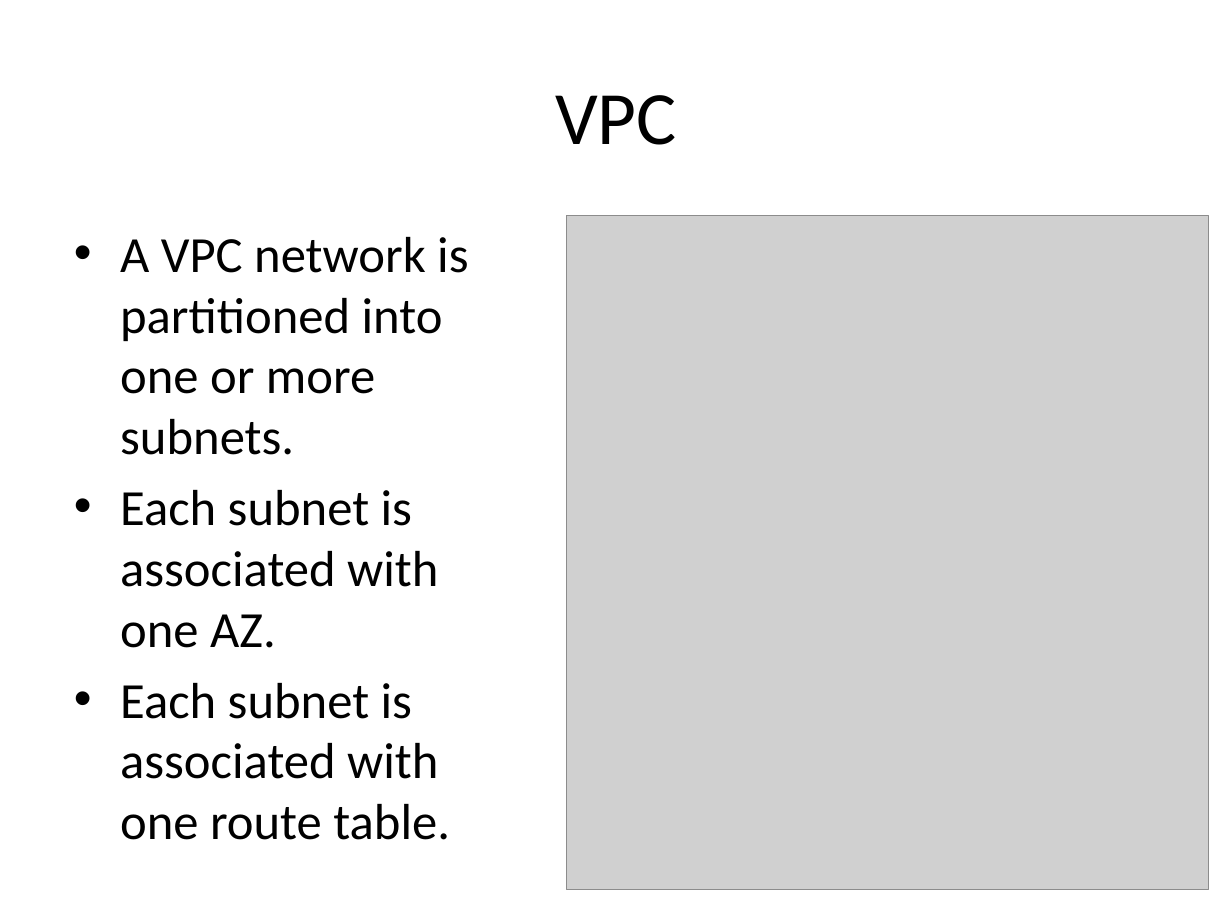
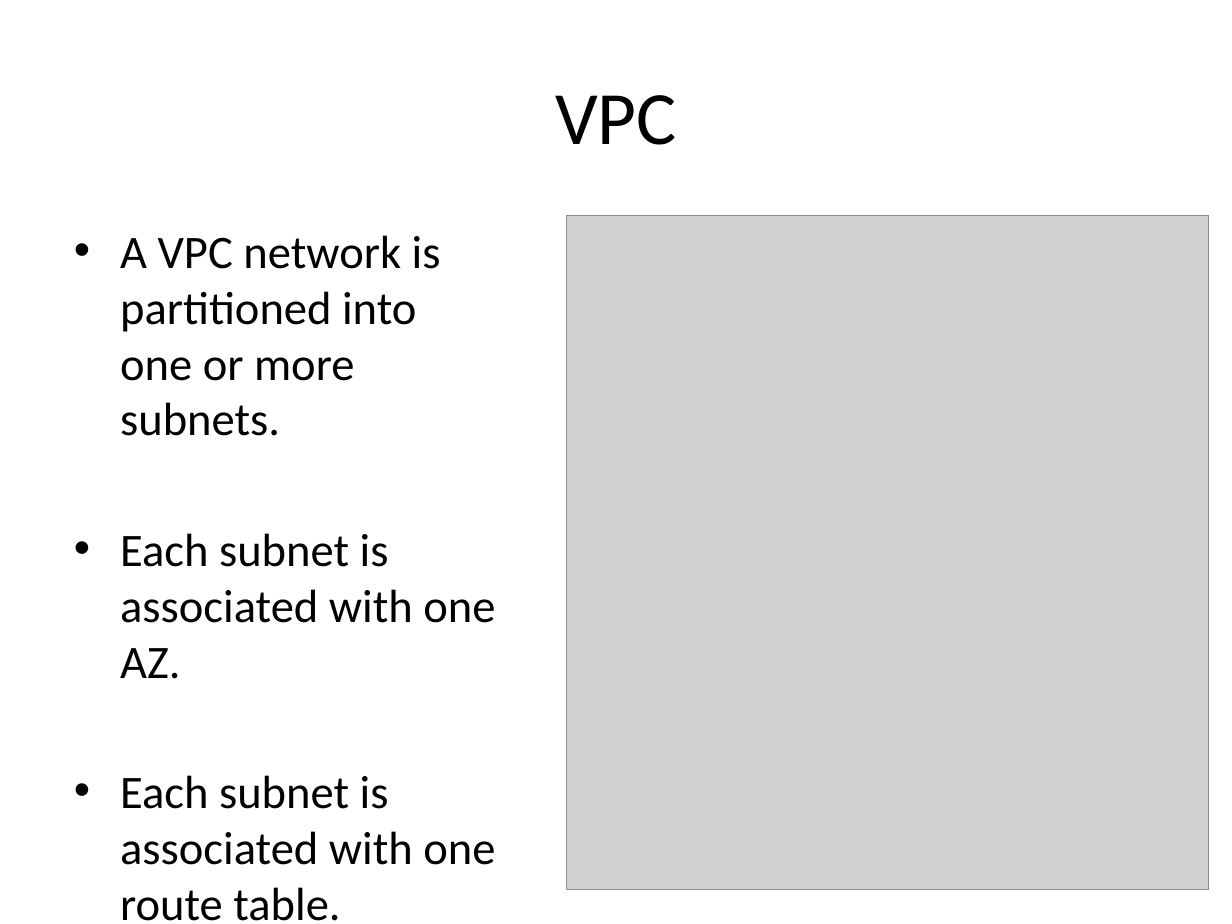
Before and after one commit to jasondbaker/infrastructure-class, a slide deck: slide 14 of infrastructure-week-5.pptx. Drawn at 1232x924 pixels with LibreOffice and Linux fonts; fonts in the diff are those of the drawing; grey boxes stand for pictures. Boxes give left, top, right and bottom in pixels: in the first picture for what was removed or moved away, otherwise in the second. Text is boxed around its words. In the diff, an @@ line names an element or a change of style, - is before the commit and + after.

```diff
--- a/infrastructure-week-5.pptx
+++ b/infrastructure-week-5.pptx
@@ text "A VPC network is partitioned ..." at (120, 235, 495, 921): size 29.6 to 27.2 pt @@
```
Also in this commit, not shown: 17 other slides changed, 1 other file.
